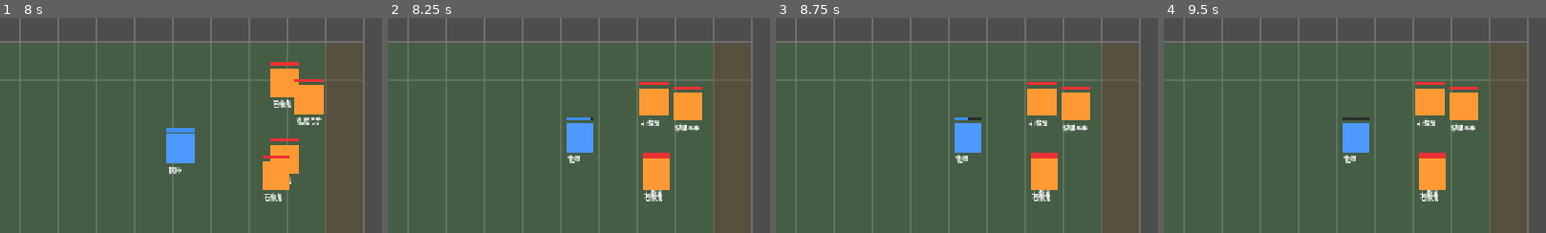
Above: before the commit, frames 1-4 (left to right).
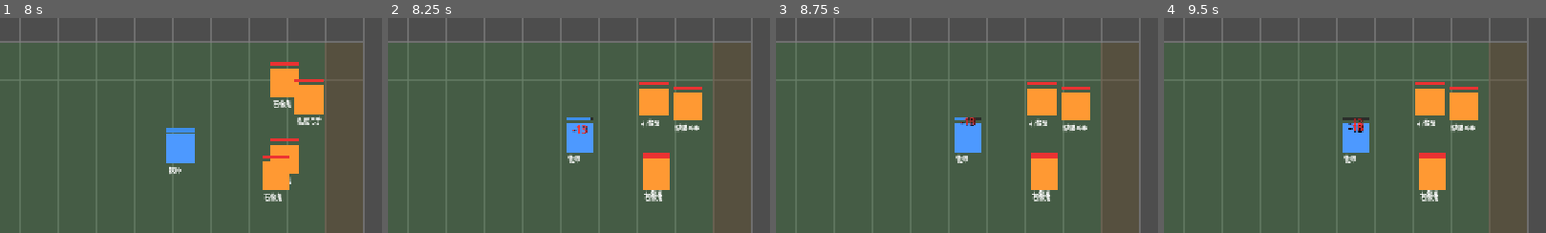
Above: after the commit, the same moments.

Repository: kuronaru/Paradiso
Game: Godot game, scene res://scenes/main.tscn
Same seed, same stepped clock (60 frames per second), same inputs: the game is played once before the commit and once after it.
Inputs (mouse positions are % of the whole screen's width and height, from its top left):
- Up to frame 1 (8 s): click "▶ 开始战斗" at 0.5 s; click "▶ 开始战斗" at 1.25 s; click "牧师 Lv.1 消耗: 20 金币" at 2 s; click "战士 DP:8/8 Lv.1" at 2.75 s; click "战士 DP:8/8 Lv.1" at 3.5 s; click "游侠 DP:10/10 Lv.1" at 4.25 s; click "游侠 DP:10/10 Lv.1" at 5 s; click "牧师 DP:10/10 Lv.1" at 5.75 s; click "牧师 DP:10/10 Lv.1" at 6.5 s; tap Enter at 7.25 s; move the mouse to (72, 45) at 7.27 s; hold W from 7.28 s (still down); tap F at 7.35 s; click (72, 45) at 7.42 s; tap Space at 7.52 s
- Up to frame 2 (8.25 s): release W at 8 s; drag from (30, 55) to (45, 70) at 8.02 s
- Up to frame 3 (8.75 s): no input
- Up to frame 4 (9.5 s): tap Space at 8.75 s; move the mouse to (60, 28) at 8.77 s; hold W from 8.78 s (still down); tap E at 8.85 s
The pictures show only the part of the screen within x 50-100%, y 8-58%; the shares and areas given below are measured in that part.

Frame 1 is identical in both runs. In frame 2, less than 0.1% of the frame differs, in the area x 48-53%, y 49-54%; in frame 3, 0.1%; in frame 4, 0.2%, in the area x 48-53%, y 46-54%.

Commit message:
add damage floating number

Diff:
--- a/game/scripts/units/unit_base.gd
+++ b/game/scripts/units/unit_base.gd
@@ -51,6 +51,8 @@
 ## 可视化（占位）
 @export var color: Color = Color.WHITE
 @export var unit_radius: float = 24.0
+@export var floating_number_rise: float = 28.0
+@export var floating_number_duration: float = 0.65
 ## 血条节点
 var hp_bar_bg: ColorRect = null
 var hp_bar_fill: ColorRect = null
@@ -156,6 +158,7 @@
 	"""受到伤害"""
 	var actual: int = max(1, amount - defense)
 	current_hp -= actual
+	_show_floating_number(-actual, Color(1.0, 0.2, 0.2, 1.0))
 	hp_changed.emit(current_hp, max_hp)
 	if current_hp <= 0:
 		current_hp = 0
@@ -164,8 +167,37 @@
 
 func heal(amount: int) -> void:
 	"""恢复生命"""
-	current_hp = min(current_hp + amount, max_hp)
+	var actual: int = min(amount, max_hp - current_hp)
+	if actual <= 0:
+		return
+	current_hp += actual
+	_show_floating_number(actual, Color(0.2, 1.0, 0.35, 1.0))
 	hp_changed.emit(current_hp, max_hp)
+
+
+func _show_floating_number(amount: int, text_color: Color) -> void:
+	"""显示伤害/治疗飘字：从单位中心向上跳起后淡出"""
+	var label := Label.new()
+	label.text = "%+d" % amount
+	label.add_theme_font_size_override("font_size", 18)
+	label.add_theme_color_override("font_color", text_color)
+	label.add_theme_color_override("font_shadow_color", Color(0, 0, 0, 0.85))
+	label.add_theme_constant_override("shadow_offset_x", 1)
+	label.add_theme_constant_override("shadow_offset_y", 1)
+	label.horizontal_alignment = HORIZONTAL_ALIGNMENT_CENTER
+	label.vertical_alignment = VERTICAL_ALIGNMENT_CENTER
+	label.size = Vector2(unit_radius * 3.0, 28.0)
+	label.position = -label.size * 0.5
+	label.z_index = 100
+	add_child(label)
+
+	var start_pos := label.position
+	var end_pos := start_pos + Vector2(0.0, -floating_number_rise)
+	var tween := create_tween()
+	tween.set_parallel(true)
+	tween.tween_property(label, "position", end_pos, floating_number_duration).set_trans(Tween.TRANS_QUAD).set_ease(Tween.EASE_OUT)
+	tween.tween_property(label, "modulate:a", 0.0, floating_number_duration).set_trans(Tween.TRANS_QUAD).set_ease(Tween.EASE_IN)
+	tween.finished.connect(label.queue_free)
 
 
 func _die() -> void:
